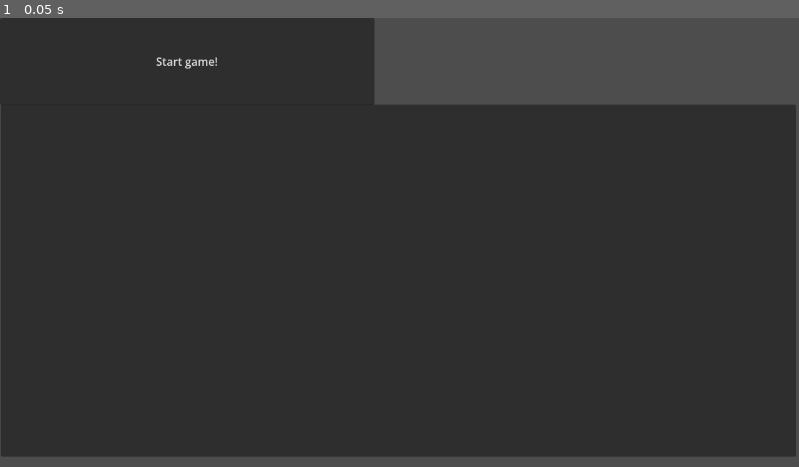
Above: before the commit, frame 1.
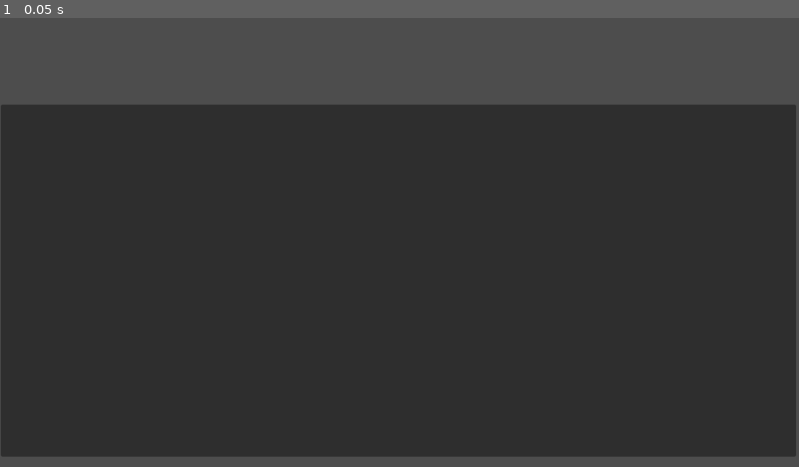
Above: after the commit, the same moment.

Repository: prelios/capitalism
Game: Godot game, scene res://game_controller.tscn
Two runs of this game, one before a commit and one after it. Both use one fixed random seed, a clock stepped at 60 frames per second and the inputs below.
Inputs:
- Up to frame 1 (0.05 s): no input

The runs differ from the first frame. In frame 1, 9.0% of the frame differs, in the area x 0-47%, y 0-20%.

Commit message:
Align simulation lifecycle and launch path (#12)

Diff:
--- a/godot/game_controller.tscn
+++ b/godot/game_controller.tscn
@@ -5,11 +5,6 @@
 
 [node name="GameController" type="Node"]
 script = ExtResource("1_3iy47")
-
-[node name="Button" type="Button" parent="."]
-offset_right = 540.0
-offset_bottom = 126.0
-text = "Start game!"
 
 [node name="DebugLogPanel" type="Panel" parent="."]
 offset_left = 1.0
--- a/godot/player/player.gd
+++ b/godot/player/player.gd
@@ -1,4 +1,4 @@
-extends Node
+extends RefCounted
 
 class_name Player
 
@@ -9,7 +9,7 @@
 var hand: Array[int] = []
 
 
-func _init(id):
+func _init(id: int) -> void:
 	self.id = id
 	self.player_type = "DefaultPlayer SHOULD NOT EXIST"
 
--- a/godot/util/closest_subset_sum.gd
+++ b/godot/util/closest_subset_sum.gd
@@ -1,4 +1,4 @@
-extends Node
+extends RefCounted
 
 class_name ClosestSubsetSum
 
Not shown, added: README.md
